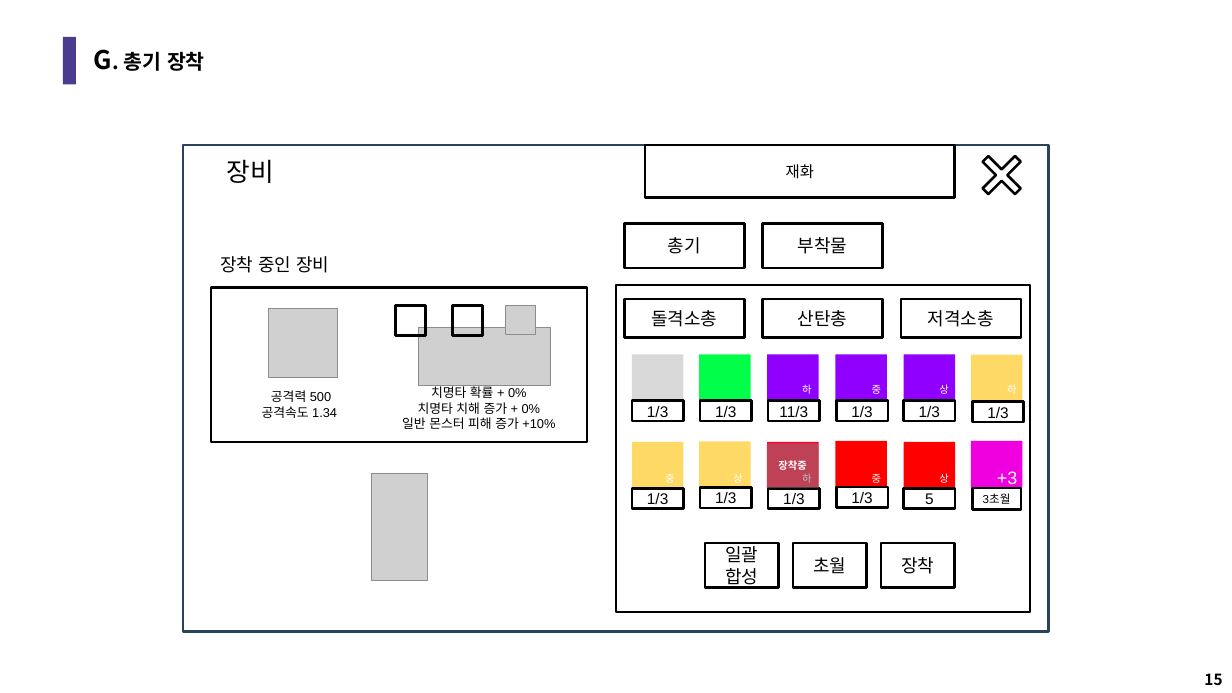
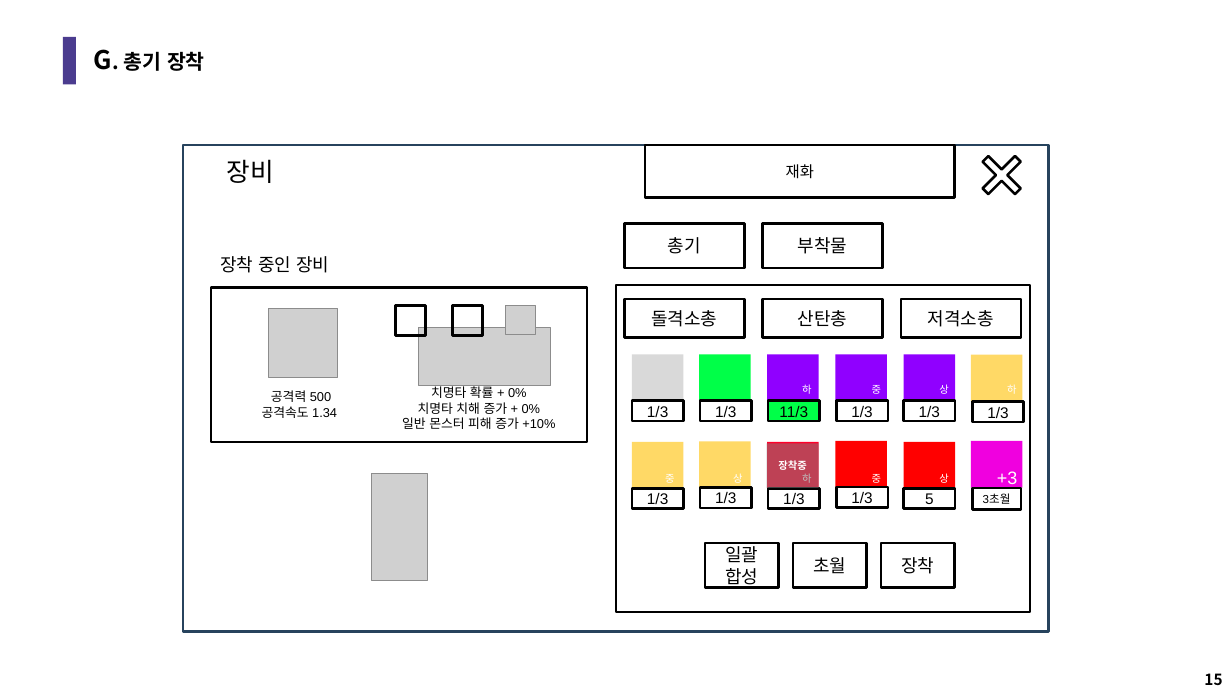
Before and after one commit to LuBly/Team_Pearl, a slide deck: slide 15 of GameDesign/팀펄_UI기획.pptx. Drawn at 1232x693 pixels with LibreOffice and Linux fonts; fonts in the diff are those of the drawing; grey boxes stand for pictures. Boxes give left, top, right and bottom in pixels: in the first picture for what was removed or moved away, otherwise in the second. Text is boxed around its words. In the diff, an @@ line names an element or a change of style, - is before the commit and + after.

```diff
--- a/GameDesign/팀펄_UI기획.pptx
+++ b/GameDesign/팀펄_UI기획.pptx
@@ rectangle "11/3" at [768, 401, 820, 421]: fill #FFFFFF to #00FF48 @@
```
Also in this commit, not shown: 2 other slides changed, 5 other files.
